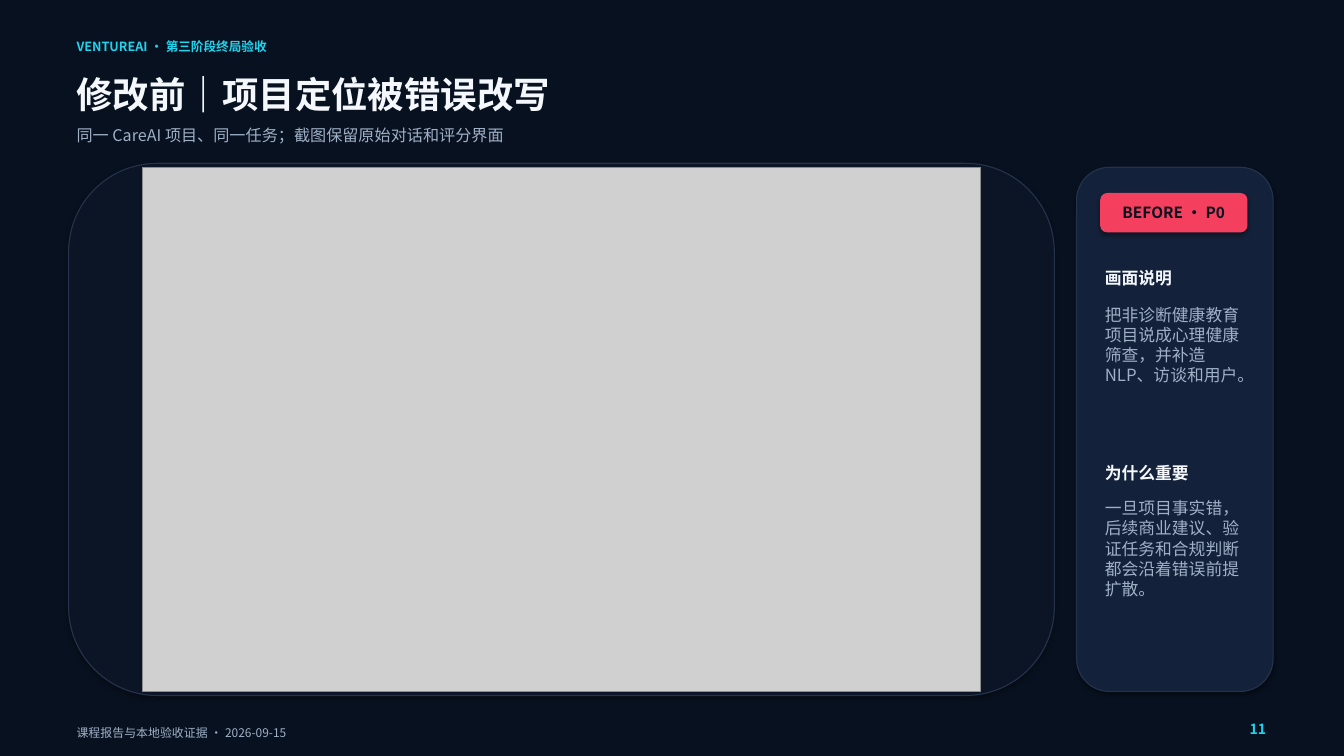
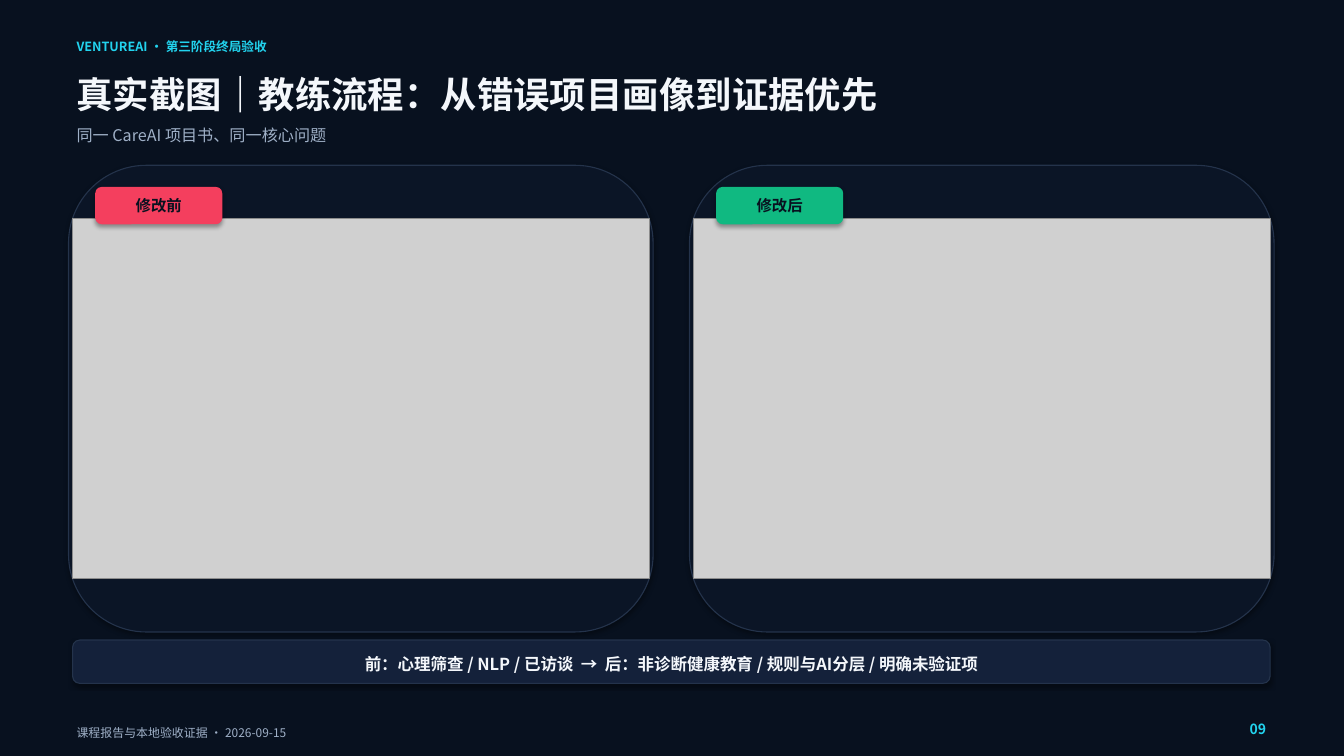
Before and after one commit to chien-bot/venture-ai, a slide deck: slide 9 of VentureAI_第三阶段终局验收_CareAI案例.pptx (slide 11 before the commit). Drawn at 1344x756 pixels with LibreOffice and Linux fonts; fonts in the diff are those of the drawing; grey boxes stand for pictures. Boxes give left, top, right and bottom in pixels: in the first picture for what was removed or moved away, otherwise in the second. Text is boxed around its words. In the diff, an @@ line names an element or a change of style, - is before the commit and + after.

```diff
--- a/VentureAI_第三阶段终局验收_CareAI案例.pptx
+++ b/VentureAI_第三阶段终局验收_CareAI案例.pptx
@@ text at [77,76,878,113]: text changed @@
-修改前｜项目定位被错误改写
+真实截图｜教练流程：从错误项目画像到证据优先
@@ text at [77,127,326,143]: text changed @@
-同一 CareAI 项目、同一任务；截图保留原始对话和评分界面
+同一 CareAI 项目书、同一核心问题
@@ rounded rectangle: place and size @@
-rounded rectangle at [69,163,1055,696]
+rounded rectangle at [69,165,653,632]
@@ rounded rectangle: place and size @@
-rounded rectangle at [1077,167,1273,692]
+rounded rectangle at [690,165,1274,632]
@@ rounded rectangle at [690,165,1274,632]: fill #14213A to #0B1526 @@
@@ rounded rectangle: place and size @@
-rounded rectangle at [1101,194,1247,232]
+rounded rectangle at [96,188,222,224]
@@ text added at [136,198,182,213], 11 pt, text #08111F, bold @@
+修改前
@@ rounded rectangle added at [717,188,843,224], fill #10B981, outline #10B981 0.8 pt @@
@@ text added at [757,198,803,213], 11 pt, text #08111F, bold @@
+修改后
@@ text removed at [1122,206,1225,218] @@
-BEFORE · P0
@@ picture: place and size @@
-picture at [142,167,981,692]
+picture at [73,219,649,580]
@@ picture added at [694,219,1270,580] @@
@@ text removed at [1105,270,1172,286] @@
-画面说明
@@ text removed at [1105,307,1254,382] @@
-把非诊断健康教育项目说成心理健康筛查，并补造 NLP、访谈和用户。
@@ text removed at [1105,464,1189,481] @@
-为什么重要
@@ text removed at [1105,500,1239,597] @@
-一旦项目事实错，后续商业建议、验证任务和合规判断都会沿着错误前提扩散。
@@ rounded rectangle added at [73,640,1270,684], fill #14213A, outline #24334B 0.8 pt @@
@@ text added at [365,656,978,672], 11.8 pt, text #F4F7FB, bold @@
+前：心理筛查 / NLP / 已访谈 → 后：非诊断健康教育 / 规则与AI分层 / 明确未验证项
@@ text at [1250,723,1266,734]: text changed @@
-11
+09
```
Also in this commit, not shown: 1 other slide changed, 8 slides added, 14 slides removed, 3 other files.
